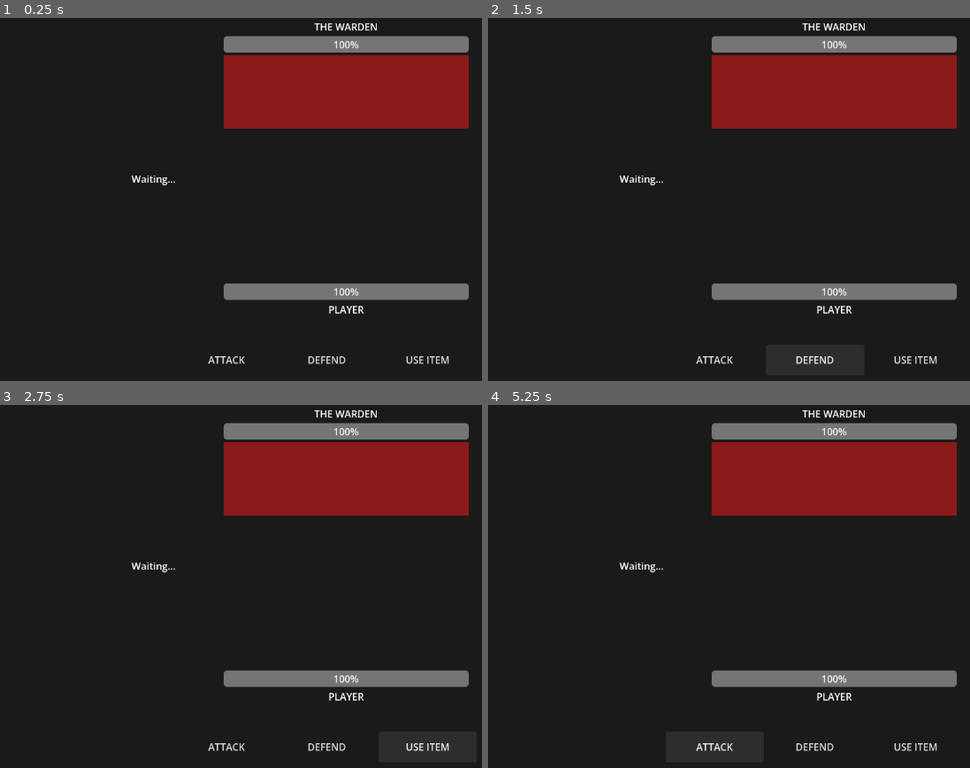
Above: before the commit, frames 1-4 (two rows, left to right).
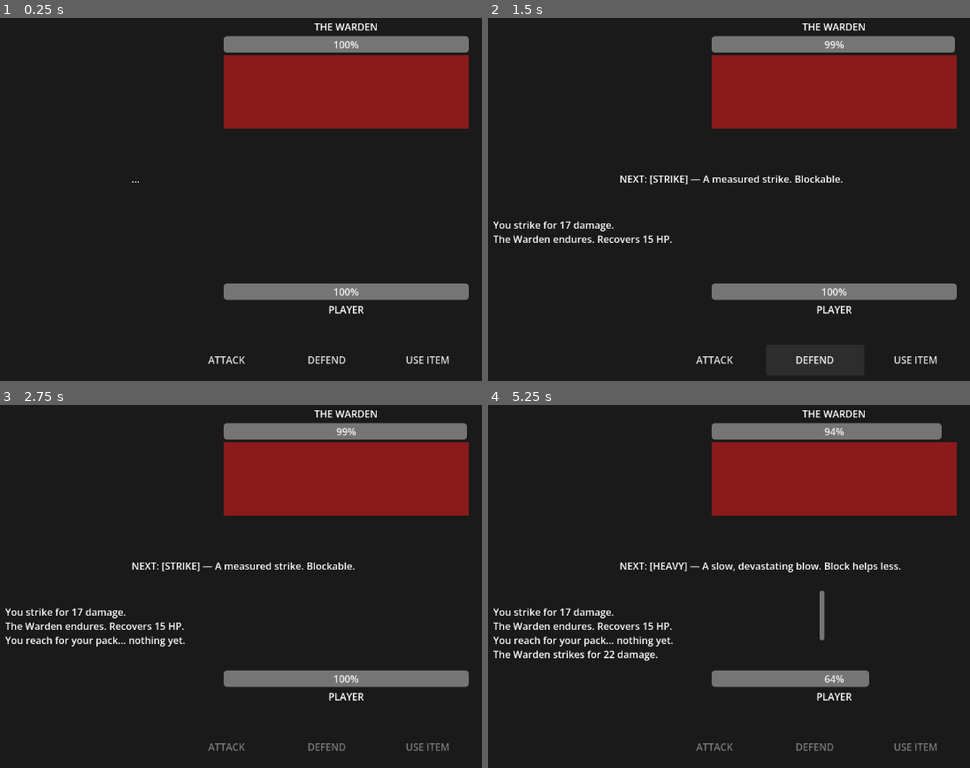
Above: after the commit, the same moments.

Repository: ayanm9681/AshenSpire
Game: Godot game, scene res://scenes/combat/BossArena.tscn
Two runs of this game, one before a commit and one after it. Both use one fixed random seed, a clock stepped at 60 frames per second and the inputs below.
Inputs (mouse positions are in pixels of both pictures, inside the frame that each line leads up to):
- Up to frame 1 (0.25 s): no input
- Up to frame 2 (1.5 s): click "ATTACK" at 0.5 s; click (815, 359) at 1.25 s, where only the run before the commit has a clickable "DEFEND"
- Up to frame 3 (2.75 s): click "USE ITEM" at 2 s
- Up to frame 4 (5.25 s): click (714, 746) at 2.75 s, where only the run before the commit has a clickable "ATTACK"; click "DEFEND" at 3.5 s; click (916, 746) at 4.25 s, where only the run before the commit has a clickable "USE ITEM"; click "ATTACK" at 5 s

The runs differ from the first frame. In frame 1, 0.1% of the frame differs, in the area x 27-37%, y 43-47%; in frame 2, 1.2%; in frame 3, 1.9%; in frame 4, 3.6%, in the area x 1-98%, y 4-96%.

Commit message:
fixed bugs

Diff:
--- a/scenes/combat/BossArena.tscn
+++ b/scenes/combat/BossArena.tscn
@@ -1,6 +1,10 @@
 [gd_scene format=3 uid="uid://ck6qq1rjt11un"]
 
+[ext_resource type="Script" uid="uid://cngfsedqp1eab" path="res://scripts/combat/BossArena.gd" id="1_7urrd"]
+[ext_resource type="Script" uid="uid://c6q5rssb0uu7t" path="res://scripts/combat/TurnManager.gd" id="2_duxwo"]
+
 [node name="BossArena" type="Node2D" unique_id=1393162351]
+script = ExtResource("1_7urrd")
 
 [node name="Background" type="ColorRect" parent="." unique_id=773513790]
 offset_right = 1152.0
@@ -85,3 +89,4 @@
 bbcode_enabled = true
 
 [node name="TurnManager" type="Node" parent="." unique_id=141466349]
+script = ExtResource("2_duxwo")
